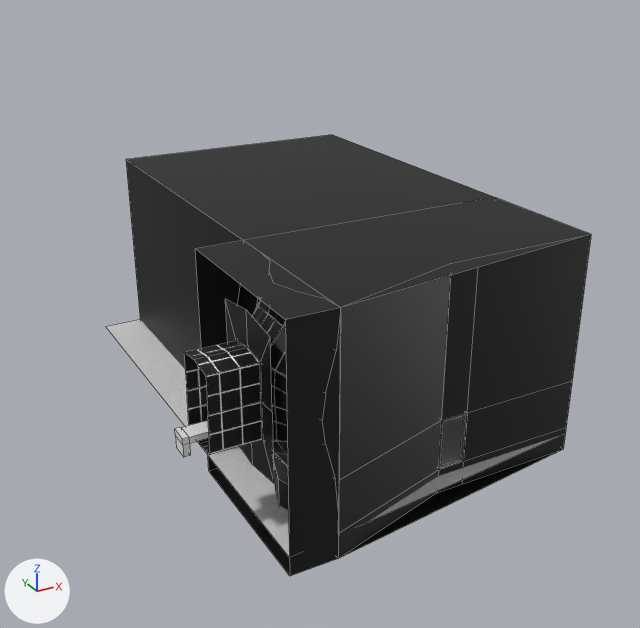
Before and after pictures for a commit that changed the Blender file Assets/World/C6L1/raw/C6L1.blend.
The view is the same before and after, from a 50 mm lens placed at (-156.0, -195.0, 161.0), pointed at (-19.0, 55.0, 36.0). The lights are fixed; the arrows at lower left show +X, +Y and +Z. Mesh edges are drawn as thin lines.

Objects in the first picture: 'Cube', 'Room1_Bg', 'Room1_Bg_popout', 'Room1_ExitTunnel', 'Room1_KillPlane'.
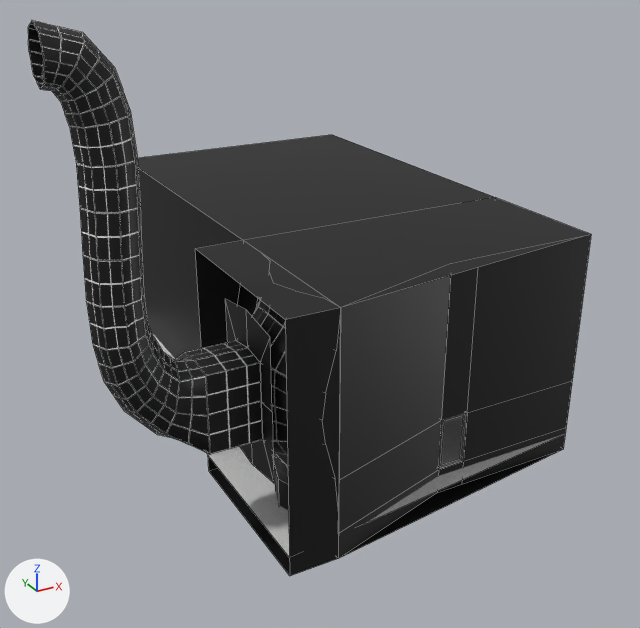
Pixel boxes (x1, y1, x2, y2) of what changed, in the pictures (640 x 628 px):
'Room1_ExitTunnel', reshaped (171% wider, 151% taller): before (184, 299, 274, 483); after (28, 20, 274, 483)
'Cube', deleted: before (175, 420, 209, 457)
part 1 of me_plane_006, added (black): after (28, 20, 210, 454)
part 2 of me_plane_006, surface changed: (184, 341, 263, 455) in both

Patch to the scene script:
```diff
--- a/Assets/World/C6L1/raw/C6L1.blend.py
+++ b/Assets/World/C6L1/raw/C6L1.blend.py
@@ me_plane_006 @@
 # used by ob_room1_exittunnel; location = (-50.0, 11.0, 6.0)
-me_plane_006.from_pydata(...)  # 24 vertices, 16 faces; spans x -32.0..-16.0, y -14.9..14.9, z 8.0..58.2
+me_plane_006.from_pydata(...)  # 312 vertices, 280 faces; spans x -64.0..-16.0, y -14.9..14.9, z 8.0..136.4
+# me_plane_006 part 1: a new loose piece of 288 vertices spanning x -64.0..-32.0, y -8.0..8.0, z 20.0..136.4, in mat_grid
+# me_plane_006 part 2: 8 kept faces spanning x -32.0..-16.0, y -8.0..8.0, z 20.0..46.6 get new texture (UV) coordinates
+# me_plane_006 part 3: the surface is now shaded smooth
 me_plane_006.materials.append(mat_grid)
@@ ob_cube @@
-ob_cube = bpy.data.objects.new('Cube', me_cube)
-ob_cube.location = (-66.0, 11.0, 30.0)
```
